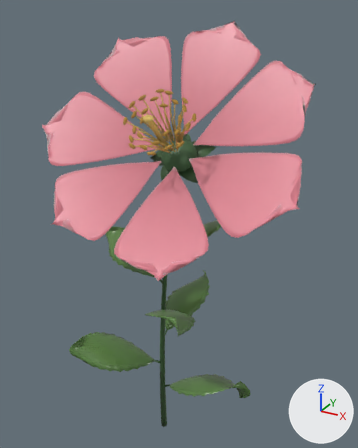
The glTF model www/models/flowers/camellia-common-v2.glb: old version first, new version second.
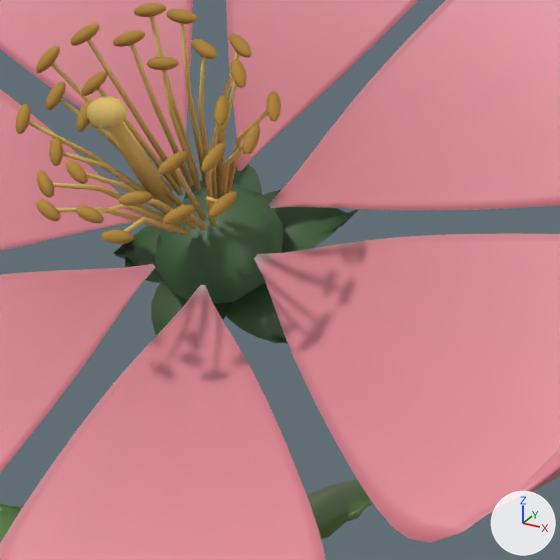
Old and new are each drawn whole from a 50 mm lens placed at (0.99, -1.642, 1.957), pointed at (0.067, 0.034, 1.119) and again close up on the part from 33% to 76% of the width and 20% to 54% of the height. Lighting does not change. The marker at lower right points along +X, +Y and +Z. The first two pictures are the older version. Vertices at exactly the same position are counted once.

In view in the first close-up: 'camellia-common-v2-center', 'camellia-common-v2-leaf', 'camellia-common-v2-petal', 'camellia-common-v2-pollen', 'camellia-common-v2-stem'.
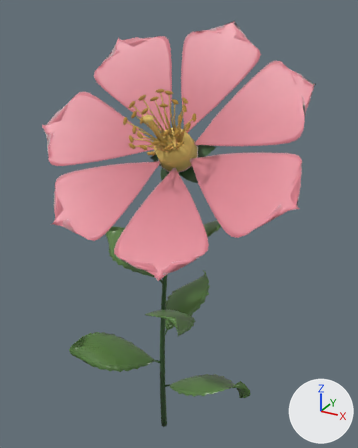
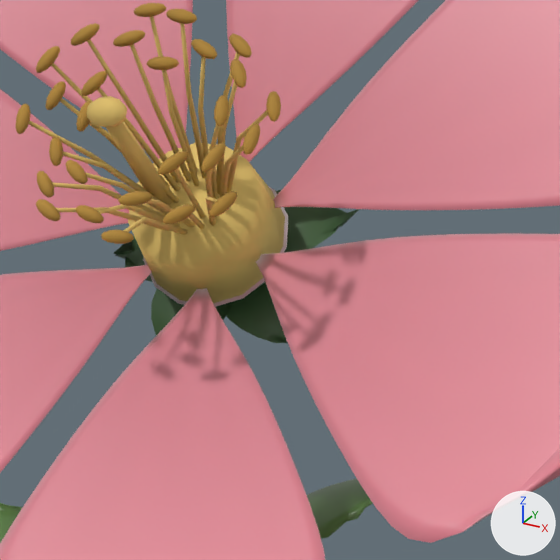
Location of each change, (x1, y1, x2, y2) in pixels of the close-ups (560 x 560 px):
'camellia-common-v2-center', reshaped (7% wider, 30% taller): before (29, 16, 268, 236); after (29, 16, 285, 303)
part 1 of me_camellia_common_v2_petal, added (mostly hidden): after (143, 186, 288, 307)
part 2 of me_camellia_common_v2_center, added (brown): after (128, 143, 285, 303)
'camellia-common-v2-stem', unchanged, covered by the edit: before (114, 163, 359, 343); after (114, 190, 359, 343)

Patch to the scene script:
```diff
--- a/www/models/flowers/camellia-common-v2.glb.py
+++ b/www/models/flowers/camellia-common-v2.glb.py
@@ me_camellia_common_v2_petal @@
 # used by ob_camellia_common_v2_petal; location = (0.0, 0.0, 0.0)
-me_camellia_common_v2_petal.from_pydata(...)  # 2926 vertices, 5824 faces; spans x -0.454..0.627, y -0.448..0.258, z 1.136..1.906
+me_camellia_common_v2_petal.from_pydata(...)  # 3043 vertices, 6060 faces; spans x -0.454..0.627, y -0.448..0.258, z 1.136..1.906
+# me_camellia_common_v2_petal part 1: a new loose piece of 117 vertices spanning x -0.002..0.162, y -0.052..0.06, z 1.371..1.49, in mat_camellia_petal
 me_camellia_common_v2_petal.materials.append(mat_camellia_petal)
@@ me_camellia_common_v2_center @@
 # used by ob_camellia_common_v2_center; location = (0.0, 0.0, 0.0)
-me_camellia_common_v2_center.from_pydata(...)  # 762 vertices, 1224 faces; spans x -0.023..0.214, y -0.255..-0.025, z 1.453..1.683
+me_camellia_common_v2_center.from_pydata(...)  # 818 vertices, 1308 faces; spans x -0.023..0.214, y -0.255..0.057, z 1.374..1.683
+# me_camellia_common_v2_center part 2: a new loose piece of 56 vertices spanning x 0.001..0.159, y -0.103..0.057, z 1.374..1.535, in mat_camellia_center
 me_camellia_common_v2_center.materials.append(mat_camellia_center)
```
